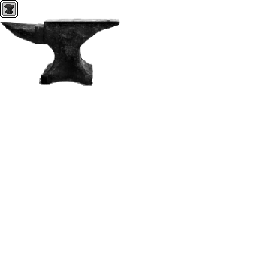
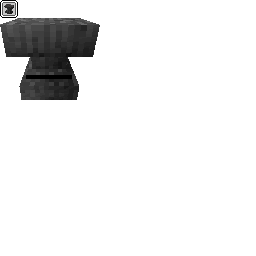
Layered file, before and after one edit (256px x 256px). Changes by layer:
renamed "Pasted Layer" to "Anvil", painted on it over [0, 18, 120, 100]
